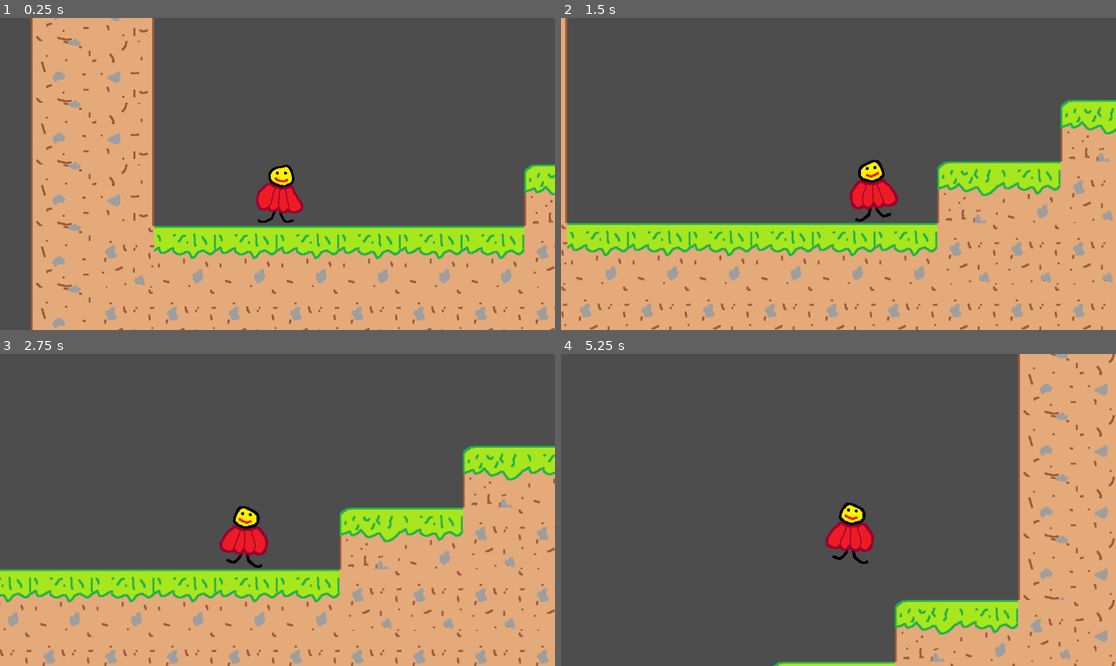
Above: before the commit, frames 1-4 (two rows, left to right).
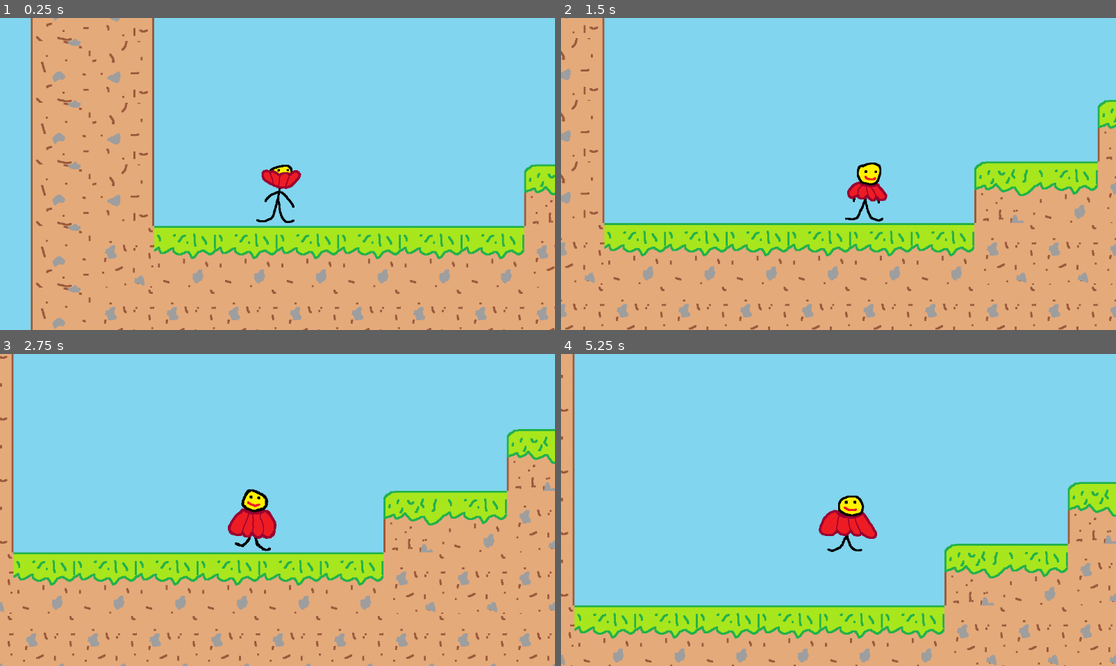
Above: after the commit, the same moments.

Repository: Loekiboy/Castle_Climber
Game: Godot game, scene res://world.tscn
Two runs of this game, one before a commit and one after it. Both use one fixed random seed, a clock stepped at 60 frames per second and the inputs below.
Inputs (mouse positions are in pixels of both pictures, inside the frame that each line leads up to):
- Up to frame 1 (0.25 s): no input
- Up to frame 2 (1.5 s): tap Enter (ui_accept) at 0.5 s; move the mouse to (960, 158) at 0.52 s; hold Enter (ui_accept) 0.53-1.28 s; hold Right (ui_right) from 0.53 s (still down); click (960, 158) at 0.67 s; move the mouse to (727, 189) at 1.27 s; tap Alt at 1.35 s
- Up to frame 3 (2.75 s): tap Enter (ui_accept) at 1.52, 1.55, 1.82 s; move the mouse to (333, 441) at 2.02 s; release Right (ui_right) at 2.03 s; hold Left (ui_left) from 2.03 s (still down); hold Enter (ui_accept) from 2.03 s (still down); tap Shift at 2.1 s
- Up to frame 4 (5.25 s): move the mouse to (810, 572) at 2.77 s; release Left (ui_left) at 2.78 s; release Enter (ui_accept) at 2.78 s; hold Right (ui_right) 2.78-4.28 s; tap Enter (ui_accept) at 2.85, 3.02, 3.32, 4.52, 4.55, 4.82 s; click (810, 572) at 2.92 s; move the mouse to (1005, 556) at 3.52 s; hold Enter (ui_accept) 3.53-4.28 s; tap Alt at 3.6 s; move the mouse to (672, 463) at 4.27 s; hold Left (ui_left) 4.28-5.03 s; tap Shift at 4.35 s; move the mouse to (866, 510) at 5.02 s; hold Right (ui_right) from 5.03 s (still down); hold Enter (ui_accept) from 5.03 s (still down); click (866, 510) at 5.17 s

The runs differ from the first frame. In frame 1, 53% of the frame differs, in the area x 0-100%, y 0-100%; in frame 2, 69%; in frame 3, 73%; in frame 4, 92%.

Commit message:
Added more player animations
Also made the background blue, made it possible to float

Diff:
--- a/player.gd
+++ b/player.gd
@@ -1,24 +1,61 @@
 extends CharacterBody2D
 
-const SPEED = 400.0
+const SPEED = 300.0
 const JUMP_VELOCITY = -800.0
+const FLOAT_GRAVITY_MULTIPLIER = 0.2
+
+# Variabele om te onthouden of we de vorige frame in de lucht waren
+var was_in_air := false
 
 func _physics_process(delta: float) -> void:
-	# Add the gravity.
+	# 1. Zwaartekracht en zweven afhandelen
 	if not is_on_floor():
-		velocity += get_gravity() * delta
+		if Input.is_action_pressed("ui_accept") and velocity.y > 0:
+			velocity += (get_gravity() * FLOAT_GRAVITY_MULTIPLIER) * delta
+		else:
+			velocity += get_gravity() * delta
 
-	# Handle jump.
+	# 2. Landings-detectie (Start de timer zodra je de grond raakt)
+	if is_on_floor() and was_in_air:
+		$LandingTimer.start(0.15) # Verander 0.15 om de landing korter of langer te maken
+
+	# Status onthouden voor het volgende frame
+	was_in_air = not is_on_floor()
+
+	# 3. Springen afhandelen
 	if Input.is_action_just_pressed("ui_accept") and is_on_floor():
 		velocity.y = JUMP_VELOCITY
+		$LandingTimer.stop() # Stop de landingstimer meteen als je direct weer springt
 
+	# 4. Lopen en richting bepalen
 	var direction := Input.get_axis("ui_left", "ui_right")
 	if direction:
 		velocity.x = direction * SPEED
-		$AnimatedSprite2D.play("walk")
 		$AnimatedSprite2D.flip_h = direction < 0
 	else:
 		velocity.x = move_toward(velocity.x, 0, SPEED)
-		$AnimatedSprite2D.play("idle")
+
+	# 5. De juiste animaties afspelen op basis van de situatie
+	if is_on_floor():
+		# Als de landingstimer loopt, dwing dan het tussen-frame af
+		if not $LandingTimer.is_stopped():
+			$AnimatedSprite2D.play("between_up_down")
+		elif direction:
+			$AnimatedSprite2D.play("walk")
+		else:
+			$AnimatedSprite2D.play("idle")
+	else:
+		# De speler is in de lucht!
+		if Input.is_action_pressed("ui_accept") and velocity.y > -100:
+			# Als de knop ingedrukt is en we vallen (of zijn bijna op het hoogste punt), start het zweven
+			$AnimatedSprite2D.play("float")
+		elif velocity.y < -150:
+			# De speler gaat nog hard omhoog
+			$AnimatedSprite2D.play("jump_up")
+		elif velocity.y > 150:
+			# De speler valt al snel naar beneden
+			$AnimatedSprite2D.play("jump_down")
+		else:
+			$AnimatedSprite2D.play("between_up_down")
 
 	move_and_slide()
--- a/project.godot
+++ b/project.godot
@@ -16,7 +16,7 @@
 
 config/name="Castle_Climber"
 run/main_scene="uid://cxgtjk4oyq8dr"
-config/features=PackedStringArray("4.6", "GL Compatibility")
+config/features=PackedStringArray("4.7", "GL Compatibility")
 config/icon="res://icon.svg"
 
 [editor_plugins]
@@ -29,5 +29,7 @@
 
 [rendering]
 
+textures/canvas_textures/default_texture_filter=0
 renderer/rendering_method="gl_compatibility"
 renderer/rendering_method.mobile="gl_compatibility"
+environment/defaults/default_clear_color=Color(0.50669503, 0.8359275, 0.93196994, 1)
--- a/world.tscn
+++ b/world.tscn
@@ -4,6 +4,18 @@
 [ext_resource type="Texture2D" uid="uid://c71ry5n86l4ai" path="res://assets/player.png" id="2_tlwt5"]
 [ext_resource type="Texture2D" uid="uid://cnfscbwdosotu" path="res://assets/grass.png" id="3_tlwt5"]
 
+[sub_resource type="AtlasTexture" id="AtlasTexture_2o6r5"]
+atlas = ExtResource("2_tlwt5")
+region = Rect2(1280, 0, 128, 128)
+
+[sub_resource type="AtlasTexture" id="AtlasTexture_tlwt5"]
+atlas = ExtResource("2_tlwt5")
+region = Rect2(1024, 0, 128, 128)
+
+[sub_resource type="AtlasTexture" id="AtlasTexture_gbfbk"]
+atlas = ExtResource("2_tlwt5")
+region = Rect2(1152, 0, 128, 128)
+
 [sub_resource type="AtlasTexture" id="AtlasTexture_aqk2v"]
 atlas = ExtResource("2_tlwt5")
 region = Rect2(0, 0, 128, 128)
@@ -11,6 +23,22 @@
 [sub_resource type="AtlasTexture" id="AtlasTexture_036b0"]
 atlas = ExtResource("2_tlwt5")
 region = Rect2(128, 0, 128, 128)
+
+[sub_resource type="AtlasTexture" id="AtlasTexture_ioo17"]
+atlas = ExtResource("2_tlwt5")
+region = Rect2(768, 0, 128, 128)
+
+[sub_resource type="AtlasTexture" id="AtlasTexture_wse8f"]
+atlas = ExtResource("2_tlwt5")
+region = Rect2(896, 0, 128, 128)
+
+[sub_resource type="AtlasTexture" id="AtlasTexture_ic0uy"]
+atlas = ExtResource("2_tlwt5")
+region = Rect2(512, 0, 128, 128)
+
+[sub_resource type="AtlasTexture" id="AtlasTexture_k3n1d"]
+atlas = ExtResource("2_tlwt5")
+region = Rect2(640, 0, 128, 128)
 
 [sub_resource type="AtlasTexture" id="AtlasTexture_dwbse"]
 atlas = ExtResource("2_tlwt5")
@@ -24,23 +52,64 @@
 animations = [{
 "frames": [{
 "duration": 1.0,
+"texture": SubResource("AtlasTexture_2o6r5")
+}],
+"loop": 1,
+"name": &"between_up_down",
+"speed": 5.0
+}, {
+"frames": [{
+"duration": 1.0,
+"texture": SubResource("AtlasTexture_tlwt5")
+}, {
+"duration": 1.0,
+"texture": SubResource("AtlasTexture_gbfbk")
+}],
+"loop": 1,
+"name": &"float",
+"speed": 5.0
+}, {
+"frames": [{
+"duration": 1.0,
 "texture": SubResource("AtlasTexture_aqk2v")
 }, {
 "duration": 1.0,
 "texture": SubResource("AtlasTexture_036b0")
 }],
-"loop": true,
+"loop": 1,
 "name": &"idle",
 "speed": 5.0
 }, {
 "frames": [{
 "duration": 1.0,
+"texture": SubResource("AtlasTexture_ioo17")
+}, {
+"duration": 1.0,
+"texture": SubResource("AtlasTexture_wse8f")
+}],
+"loop": 1,
+"name": &"jump_down",
+"speed": 5.0
+}, {
+"frames": [{
+"duration": 1.0,
+"texture": SubResource("AtlasTexture_ic0uy")
+}, {
+"duration": 1.0,
+"texture": SubResource("AtlasTexture_k3n1d")
+}],
+"loop": 1,
+"name": &"jump_up",
+"speed": 5.0
+}, {
+"frames": [{
+"duration": 1.0,
 "texture": SubResource("AtlasTexture_dwbse")
 }, {
 "duration": 1.0,
 "texture": SubResource("AtlasTexture_pkg7o")
 }],
-"loop": true,
+"loop": 1,
 "name": &"walk",
 "speed": 5.0
 }]
@@ -712,7 +781,7 @@
 
 [node name="AnimatedSprite2D" type="AnimatedSprite2D" parent="player" unique_id=1303052294]
 sprite_frames = SubResource("SpriteFrames_gbfbk")
-animation = &"walk"
+animation = &"between_up_down"
 
 [node name="CollisionShape2D" type="CollisionShape2D" parent="player" unique_id=2061389654]
 position = Vector2(-0.5, 1.5)
@@ -722,6 +791,9 @@
 position_smoothing_enabled = true
 rotation_smoothing_enabled = true
 
+[node name="LandingTimer" type="Timer" parent="player" unique_id=1012465428]
+one_shot = true
+
 [node name="TileMapLayer" type="TileMapLayer" parent="." unique_id=6833433]
 tile_map_data = PackedByteArray("AAD+/wEAAAABAAAAAAD//wEAAAABAAAAAAAAAAEAAAABAAAAAAABAAEAAAABAAAAAAACAAEAAAABAAAAAAADAA …(1104 unchanged characters)…
 tile_set = SubResource("TileSet_036b0")
Binary file changed: assets/player.png
Not shown, added: assets/pixil/player.pixil
